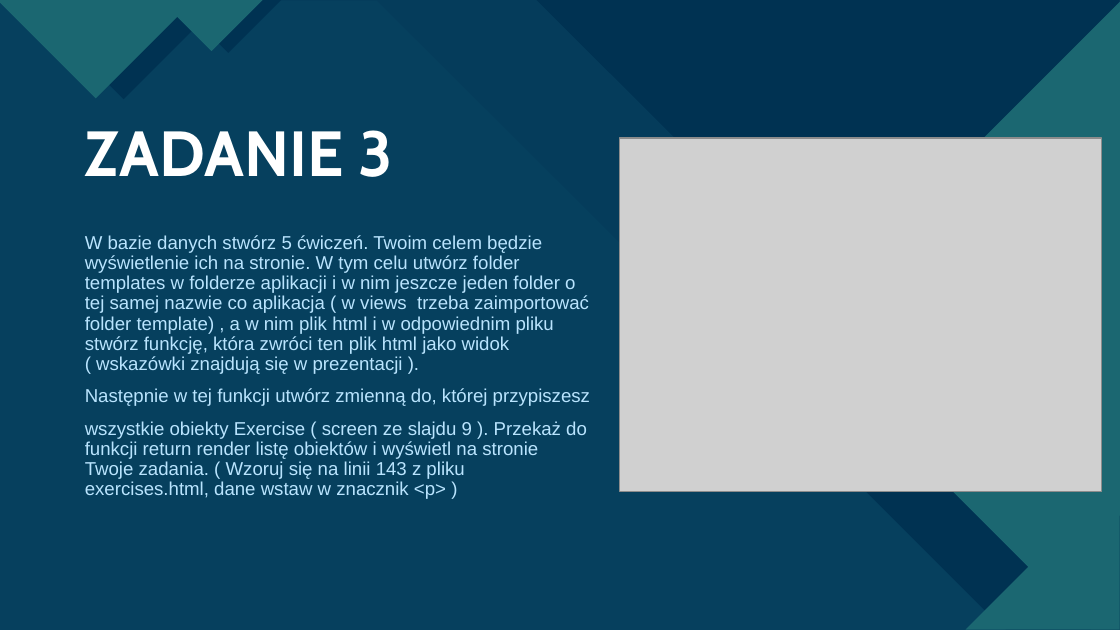
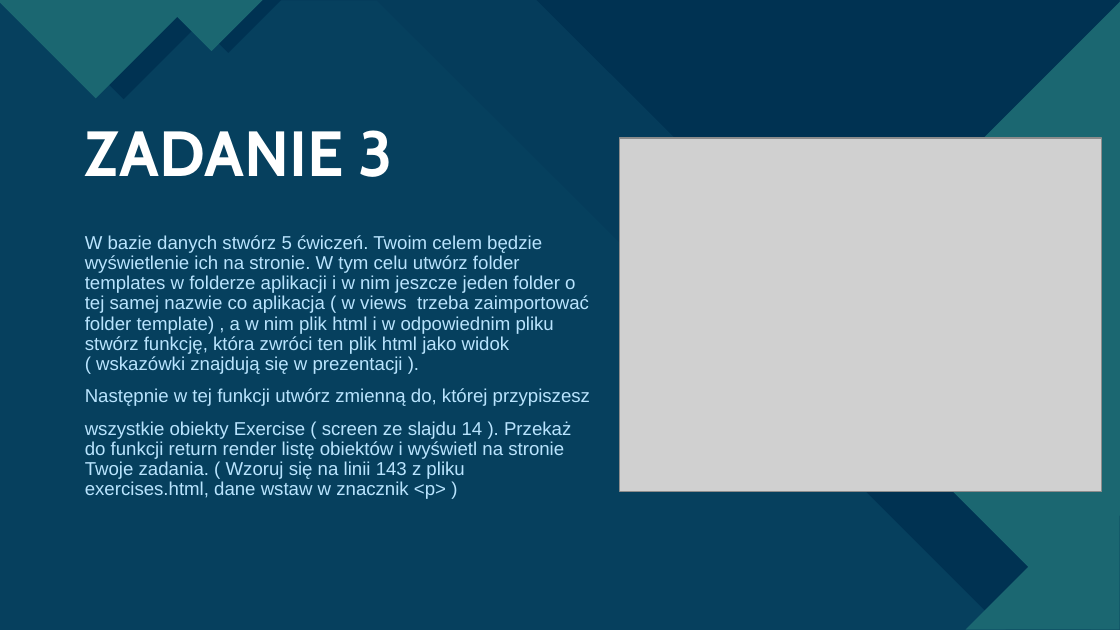
Before and after one commit to kacperzemla/Django-zadania, a slide deck: slide 19 of FitForYou.pptx. Drawn at 1120x630 pixels with LibreOffice and Linux fonts; fonts in the diff are those of the drawing; grey boxes stand for pictures. Boxes give left, top, right and bottom in pixels: in the first picture for what was removed or moved away, otherwise in the second. Text is boxed around its words. In the diff, an @@ line names an element or a change of style, - is before the commit and + after.

```diff
--- a/FitForYou.pptx
+++ b/FitForYou.pptx
@@ text at [85, 421, 571, 499]: text changed @@
-wszystkie obiekty Exercise ( screen ze slajdu 9 ). Przekaż do funkcji return render listę obiektów i wyświetl na stronie Twoje zadania. ( Wzoruj się na linii 143 z pliku exercises.html, dane wstaw w znacznik <p> )
+wszystkie obiekty Exercise ( screen ze slajdu 14 ). Przekaż do funkcji return render listę obiektów i wyświetl na stronie Twoje zadania. ( Wzoruj się na linii 143 z pliku exercises.html, dane wstaw w znacznik <p> )
```
Also in this commit, not shown: 3 other slides changed.
